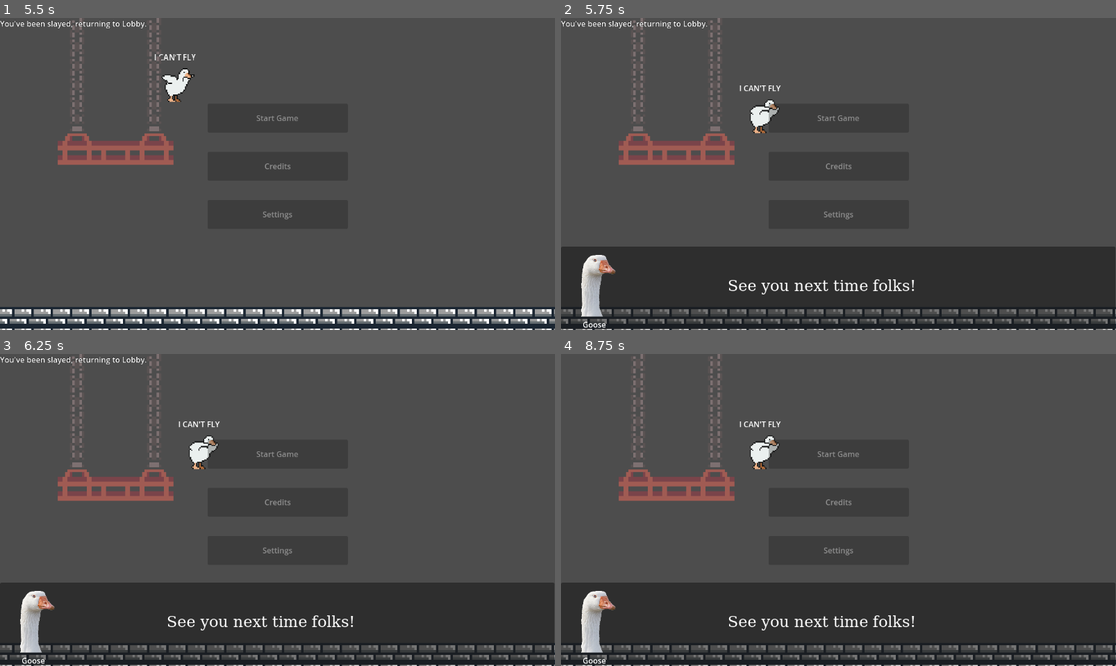
Above: before the commit, frames 1-4 (two rows, left to right).
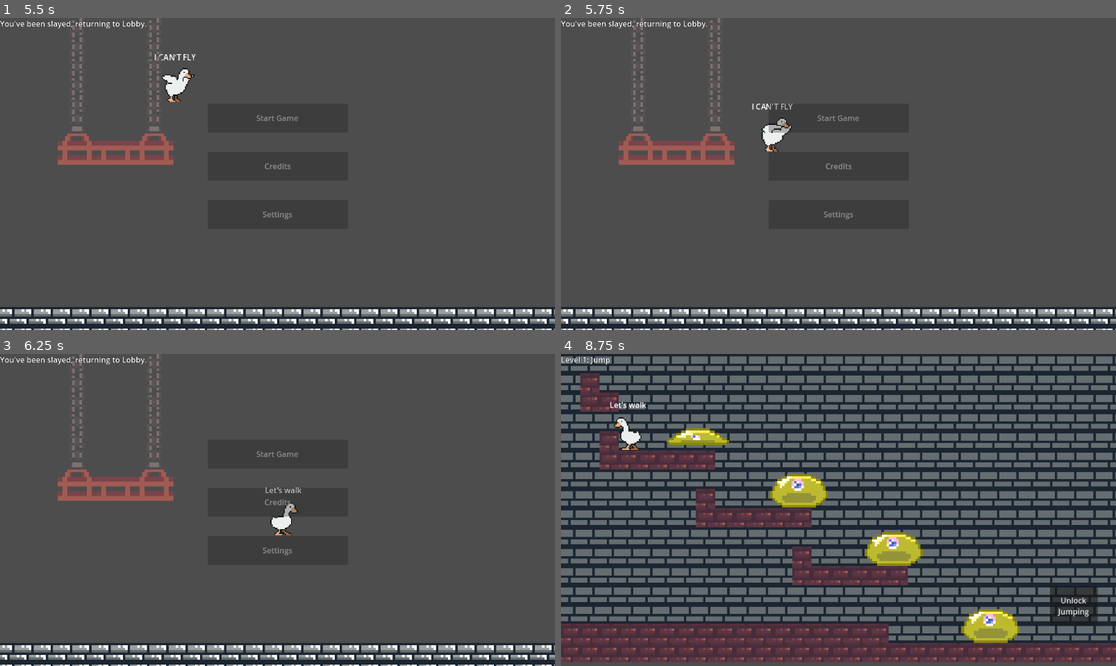
Above: after the commit, the same moments.

Repository: tvillega/DinoPlasmaStudios-MenuGame
Game: Godot game, scene res://scenes/levels/boss.tscn
Same seed, same stepped clock (60 frames per second), same inputs: the game is played once before the commit and once after it. This scene is started directly instead of the project's main scene.
Inputs:
- Up to frame 1 (5.5 s): tap Enter at 0.5, 4.25 s; hold D (Mov_right) 0.53-2.03 s; tap Z (ToggleInmortal) every 0.75 s from 0.6 to 5.1 s; tap Space (Jump) at 0.77, 1.07, 1.52, 1.82, 3.02, 3.32, 3.5, 3.77, 4.07, 4.52, 4.82 s; hold A (Mov_left) 2.03-4.28 s; hold D (Mov_right) from 4.28 s (still down)
- Up to frame 2 (5.75 s): keep holding D (Mov_right)
- Up to frame 3 (6.25 s): keep holding D (Mov_right); tap Z (ToggleInmortal) at 5.85 s; tap Space (Jump) at 6.02 s
- Up to frame 4 (8.75 s): tap Space (Jump) at 6.32, 6.77, 7.07, 7.52, 7.82 s; tap Z (ToggleInmortal) at 6.6, 7.35, 8.1 s; release D (Mov_right) at 8.03 s; hold A (Mov_left) from 8.03 s (still down)

Frame 1 is identical in both runs. In frame 2, 24% of the frame differs, in the area x 0-100%, y 21-100%; in frame 3, 24%; in frame 4, 87%, in the area x 0-100%, y 0-100%.

Commit message:
remove collision from start game button

Diff:
--- a/scenes/levels/boss.gd
+++ b/scenes/levels/boss.gd
@@ -36,5 +36,5 @@
 	get_tree().paused = true
 	await get_tree().create_timer(5).timeout
 	get_tree().paused = false
+	LobbyStats.beaten_lvl_3 = true
 	get_tree().change_scene_to_file("res://scenes/lobby.tscn")
-	LobbyStats.beaten_lvl_3 = true
--- a/scenes/lobby.gd
+++ b/scenes/lobby.gd
@@ -50,12 +50,13 @@
 		creddits_button.disabled = true
 
 	if LobbyStats.beaten_lvl_3:
-		start_floor.disabled = false
+		start_floor.disabled = true
 		start_button.disabled = false
 
 	else:
 		start_floor.disabled = true
 		start_button.disabled = true
+		start_floor.disabled = true
 
 	overlay.connect("dialogue_finished", Callable(self, "_on_dialogue_finished"))
 
@@ -87,10 +88,11 @@
 	get_tree().change_scene_to_file("res://scenes/levels/boss.tscn")
 
 func _on_enter_real_credits_area_entered(area: Area2D) -> void:
-	var overlay = overlay_scene.instantiate()
-	add_child(overlay)
-	overlay.show_dialogue("Goose", "See you next time folks!", imag_goose)
-	get_tree().paused = true
-	await get_tree().create_timer(5).timeout
-	get_tree().paused = false
-	get_tree().change_scene_to_file("res://scenes/levels/level1.tscn")
+	if LobbyStats.beaten_lvl_3:
+		var overlay = overlay_scene.instantiate()
+		add_child(overlay)
+		overlay.show_dialogue("Goose", "See you next time folks!", imag_goose)
+		get_tree().paused = true
+		await get_tree().create_timer(5).timeout
+		get_tree().paused = false
+		get_tree().change_scene_to_file("res://scenes/levels/level1.tscn")
